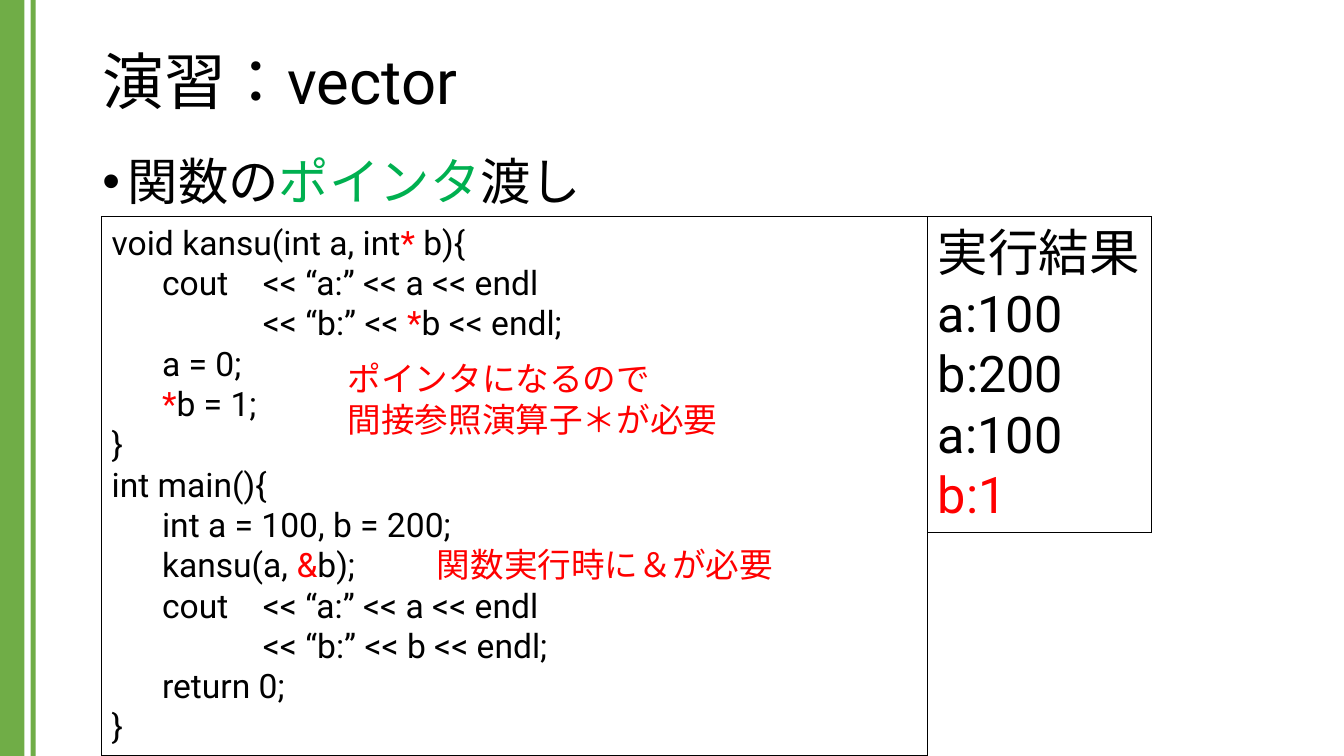
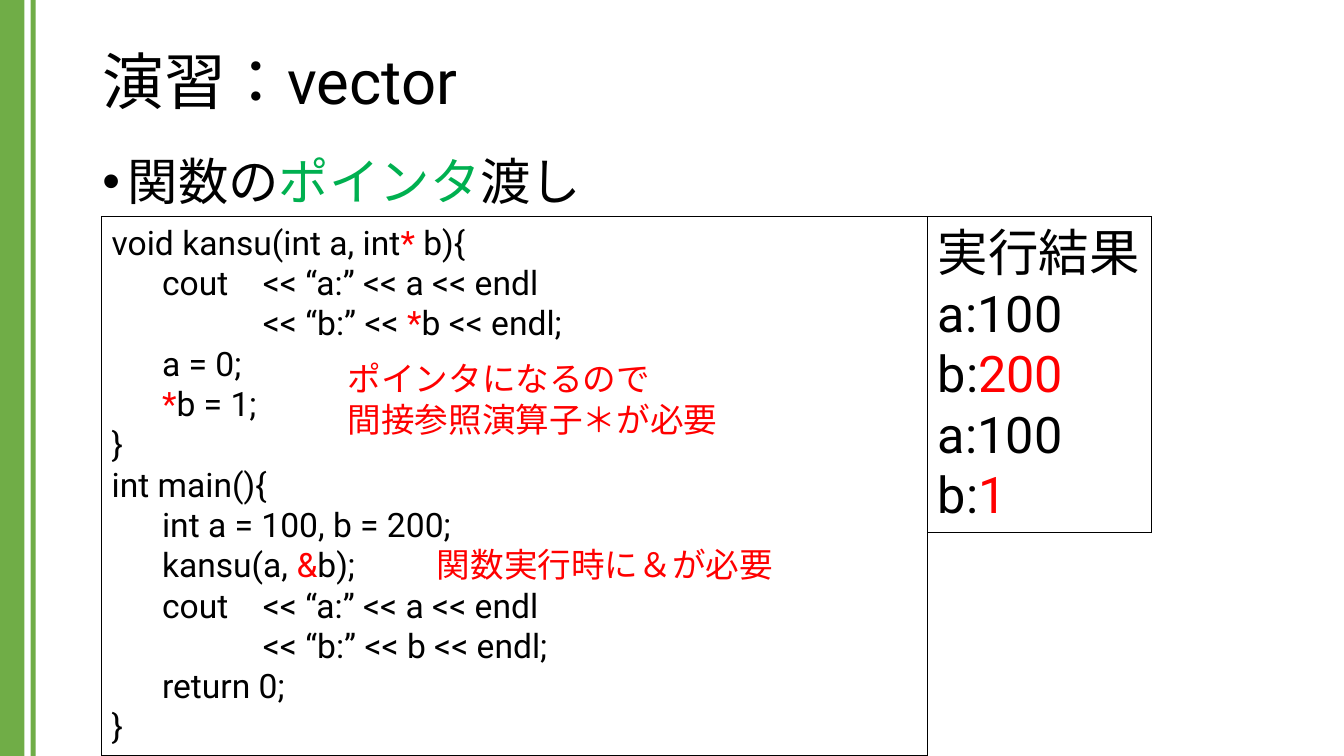
Before and after one commit to kic-murata/cpp2024, a slide deck: slide 18 of 授業資料/演習課題：vector.pptx (slide 15 before the commit). Drawn at 1344x756 pixels with LibreOffice and Linux fonts; fonts in the diff are those of the drawing. Boxes give left, top, right and bottom in pixels: in the first picture for what was removed or moved away, otherwise in the second. Text is boxed around its words. In the diff, an @@ line names an element or a change of style, - is before the commit and + after.

```diff
--- a/授業資料/演習課題：vector.pptx
+++ b/授業資料/演習課題：vector.pptx
@@ text in rectangle at <box>938,354,1063,514</box>: text colour #000000 to #FF0000 in "b:200"; text colour #FF0000 to #000000 in "b:1" @@
```
Also in this commit, not shown: 7 other slides changed, 8 slides added, 1 other file.
